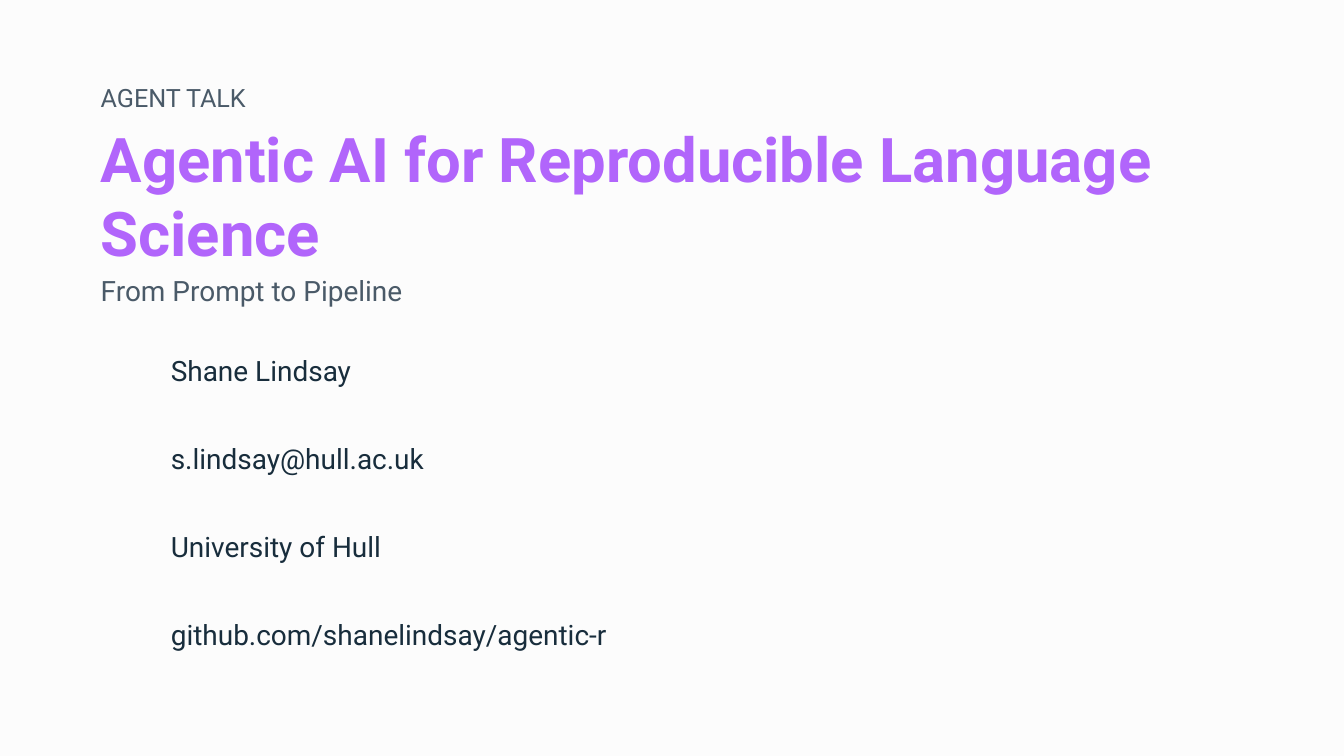
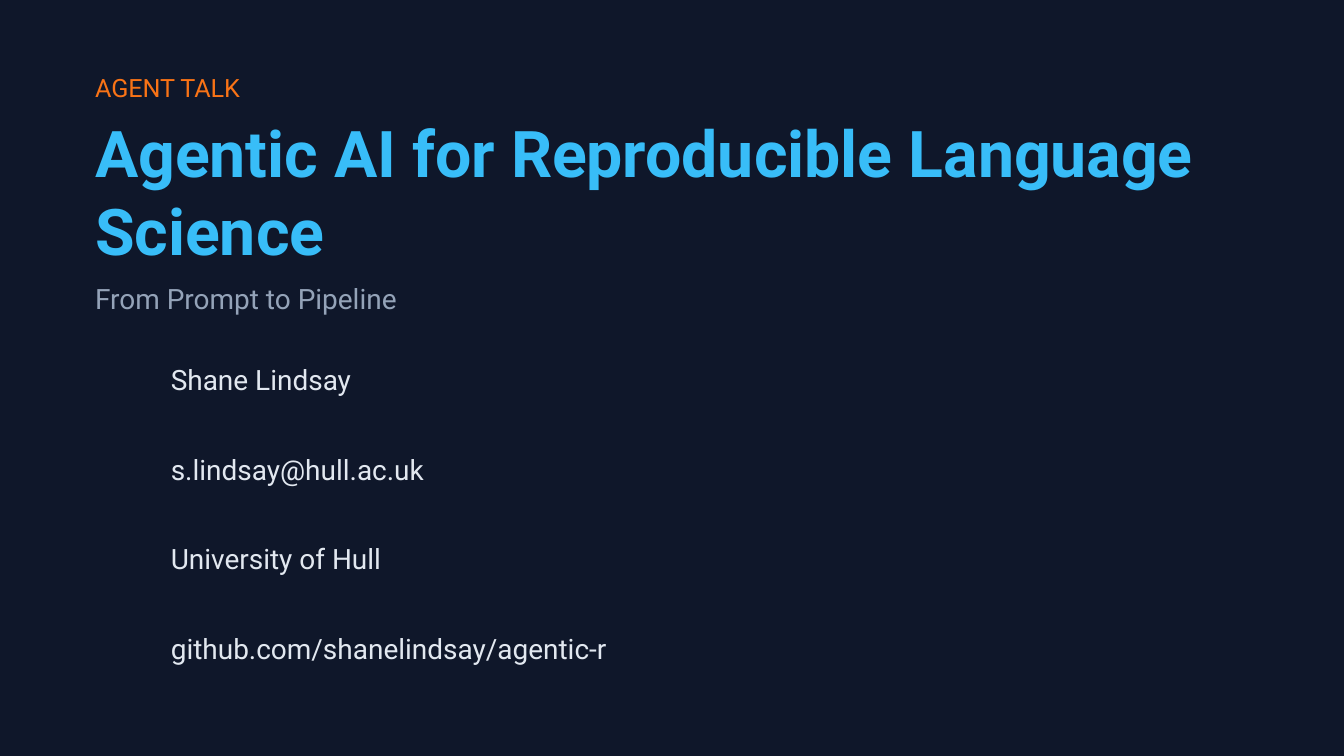
Before and after one commit to shanelindsay/agentic-r, a slide deck: slide 1 of slides-new/Agentic-AI-Agent-Talk.pptx. Drawn at 1344x756 pixels with LibreOffice and Linux fonts; fonts in the diff are those of the drawing. Boxes give left, top, right and bottom in pixels: in the first picture for what was removed or moved away, otherwise in the second. Text is boxed around its words. In the diff, an @@ line names an element or a change of style, - is before the commit and + after.

```diff
--- a/slides-new/Agentic-AI-Agent-Talk.pptx
+++ b/slides-new/Agentic-AI-Agent-Talk.pptx
@@ background #FCFCFC to #0F172A @@
@@ text "AGENT TALK": place and size @@
-text "AGENT TALK" at (101,89,246,107)
+text "AGENT TALK" at (95,79,240,98)
@@ text "AGENT TALK" at (95,79,240,98): text colour #4A5A68 to #F97316; line spacing 18.2pt to 18.9pt @@
@@ text "Agentic AI for Reproducible Language ...": place and size @@
-text "Agentic AI for Reproducible Language ..." at (101,135,1152,257)
+text "Agentic AI for Reproducible Language ..." at (95,128,1193,256)
@@ text "Agentic AI for Reproducible Language ..." at (95,128,1193,256): size 33 to 34.5 pt, text colour #B165FB to #38BDF8 @@
@@ text "From Prompt to Pipeline": place and size @@
-text "From Prompt to Pipeline" at (101,280,402,307)
+text "From Prompt to Pipeline" at (95,288,397,315)
@@ text "From Prompt to Pipeline" at (95,288,397,315): text colour #4A5A68 to #94A3B8; line spacing 20.2pt to 21pt @@
@@ 4 texts: place and size @@
-4 texts at (171,360,607,651)
+4 texts at (171,369,607,665)
@@ text colour #182D3C to #E2E8F0; line spacing 18.8pt to 19.5pt in 4 elements at (171,369,351,396), (171,547,381,575), (171,459,424,486), (171,638,607,665) @@
```
Also in this commit, not shown: 20 other slides changed, 1 other file.
